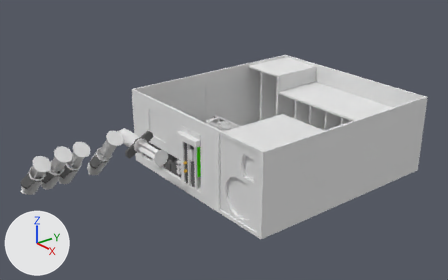
The Blender file ComputerLearner/Assets/Models/MoBo/MoBo.blend: old version first, new version second.
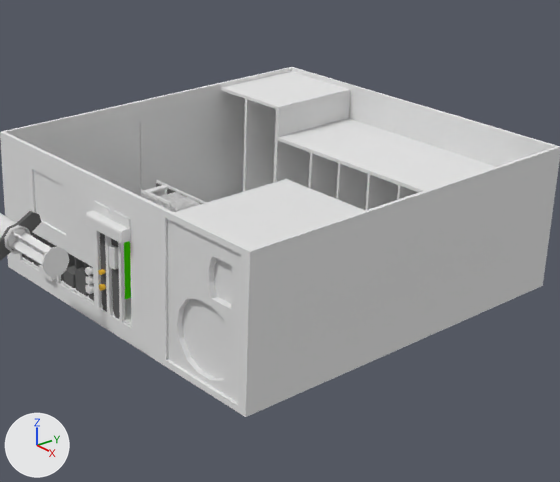
Each version appears first whole from a 50 mm camera at (14.77, -11.95, 8.92) aimed at (0.67, -0.82, 1.34), and next in a close-up on the part from 29% to 95% of the width and 7% to 98% of the height. Every picture has the same lights, and +X, +Y and +Z are marked at lower left.
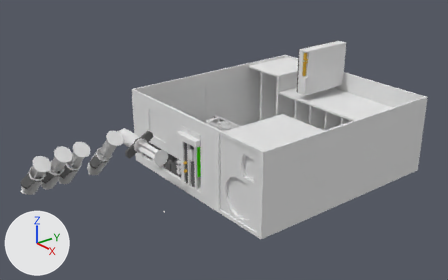
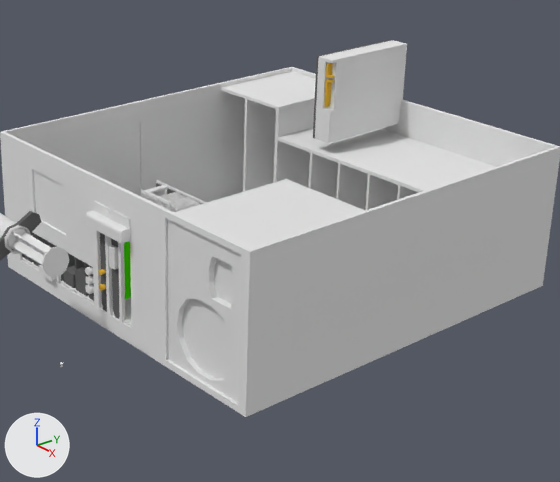
Edits to the bpy script that builds the scene:
```text
Add me_cube_031:
    me_cube_031.from_pydata(...)  # 522 vertices, 520 faces; spans x -0.31..0.15, y -1.0..1.0, z -1.0..0.57
    # faces by material slot: [180, 315, 25]
    me_cube_031.materials.append(mat_metal)  # dark grey #686868
    me_cube_031.materials.append(mat_material)  # white #e7e7e7
    me_cube_031.materials.append(mat_material_002)  # yellow #e7b63b
Add ob_cube_031:
    ob_cube_031 = bpy.data.objects.new('Cube.031', me_cube_031)
    ob_cube_031.location = (0.07, 4.15, 2.87)
```

Changed parts and their boxes (x1, y1, x2, y2) in the close-ups (560 x 482 px):
'Cube.031', added: after (313, 40, 407, 143)
    faces in mat_material (white #e7e7e7): (315, 40, 407, 143)
    faces in mat_material_002 (yellow #e7b63b): (324, 63, 334, 107)
    faces in mat_metal (dark grey #686868): (313, 40, 392, 139)
